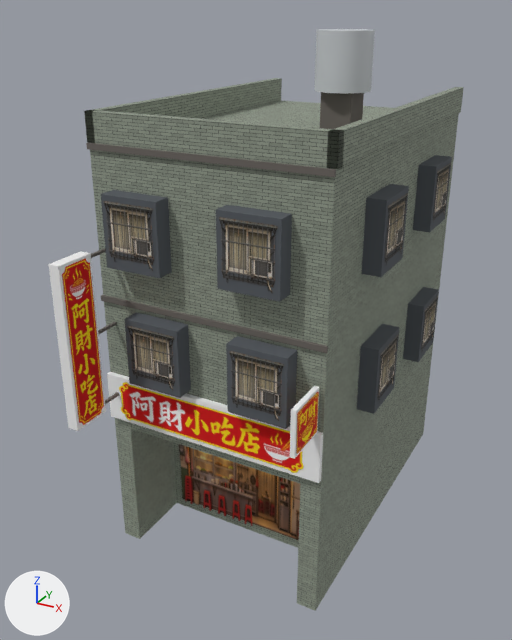
A saved change to the glTF model public/assets/models/buildings/shophouse-09.glb.
Camera for both pictures: a 50 mm camera at (7.07, -10.82, 12.01) aimed at (-0.37, 2.72, 5.24). The lights are fixed; the arrows at lower left show +X, +Y and +Z. The picture after the commit comes second. Where no turn or scale is listed for an object, it has been applied to the vertices. Vertices at exactly the same position are counted once.

The first picture shows 'body', 'decals', 'wall'.
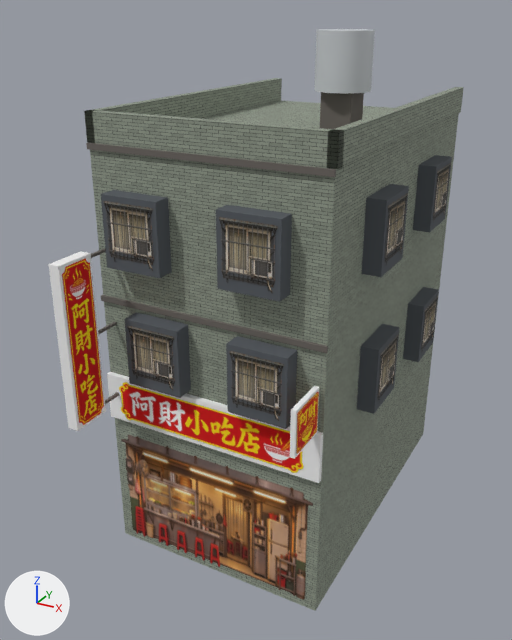
Changed parts and their boxes [x1, y1, x2, y2] in the pictures (512 x 640 px; the box of a moved part takes in the faces that stretch with it):
```json
{"object": "decals", "change": "reshaped", "before": [62, 163, 451, 541], "after": [62, 163, 451, 599], "on screen": "15% taller"}
{"part": 1, "of": "me_mesh_1", "change": "built on", "before": [119, 426, 316, 604], "after": [119, 426, 316, 604]}
{"part": 2, "of": "me_mesh_2", "change": "moved or reshaped", "before": [179, 444, 300, 541], "after": [121, 435, 313, 599]}
```

Scene script edits in JSON lines:
```json
{"block": "me_mesh_1", "where": "# used by ob_wall; location = (0.0, 0.0, 0.0)"}
{"op": "remove", "block": "me_mesh_1", "code": "me_mesh_1.from_pydata(...)  # 44 vertices, 84 faces; spans x -2.65..2.65, y 0.0..8.0, z 0.0..10.2"}
{"op": "add", "block": "me_mesh_1", "code": "me_mesh_1.from_pydata(...)  # 28 vertices, 48 faces; spans x -2.65..2.65, y 0.0..8.0, z 0.0..10.2"}
{"block": "me_mesh_1", "change": "me_mesh_1 part 1"}
{"block": "me_mesh_1", "change": "16 vertices are removed from x -2.6..2.6, y 0.0..8.0, z 0.0..3.2"}
{"block": "me_mesh_1", "change": "46 faces are deleted"}
{"block": "me_mesh_1", "change": "10 new faces join them"}
{"block": "me_mesh_2", "where": "me_mesh_2.from_pydata(...)  # 72 vertices, 36 faces; spans x -3.01..3.01, y -1.57..6.35, z 0.15..8.78"}
{"block": "me_mesh_2", "where": "# used by ob_decals; location = (0.0, 0.0, 0.0)"}
{"block": "me_mesh_2", "change": "me_mesh_2 part 2"}
{"op": "set", "path": "me_mesh_2.vertices[0].co", "old": "(-2.05, 1.59, 3.05)", "new": "(-2.45, -0.01, 3.05)", "note": "not seen -> pixel (120, 430)"}
{"op": "set", "path": "me_mesh_2.vertices[1].co", "old": "(2.05, 1.59, 3.05)", "new": "(2.45, -0.01, 3.05)", "note": "not seen -> pixel (313, 494)"}
{"op": "set", "path": "me_mesh_2.vertices[2].co", "old": "(-2.05, 1.59, 0.15)", "new": "(-2.45, -0.01, 0.15)", "note": "pixel (179, 499) -> pixel (129, 530)"}
{"op": "set", "path": "me_mesh_2.vertices[3].co", "old": "(2.05, 1.59, 0.15)", "new": "(2.45, -0.01, 0.15)", "note": "not seen -> pixel (309, 603)"}
```
